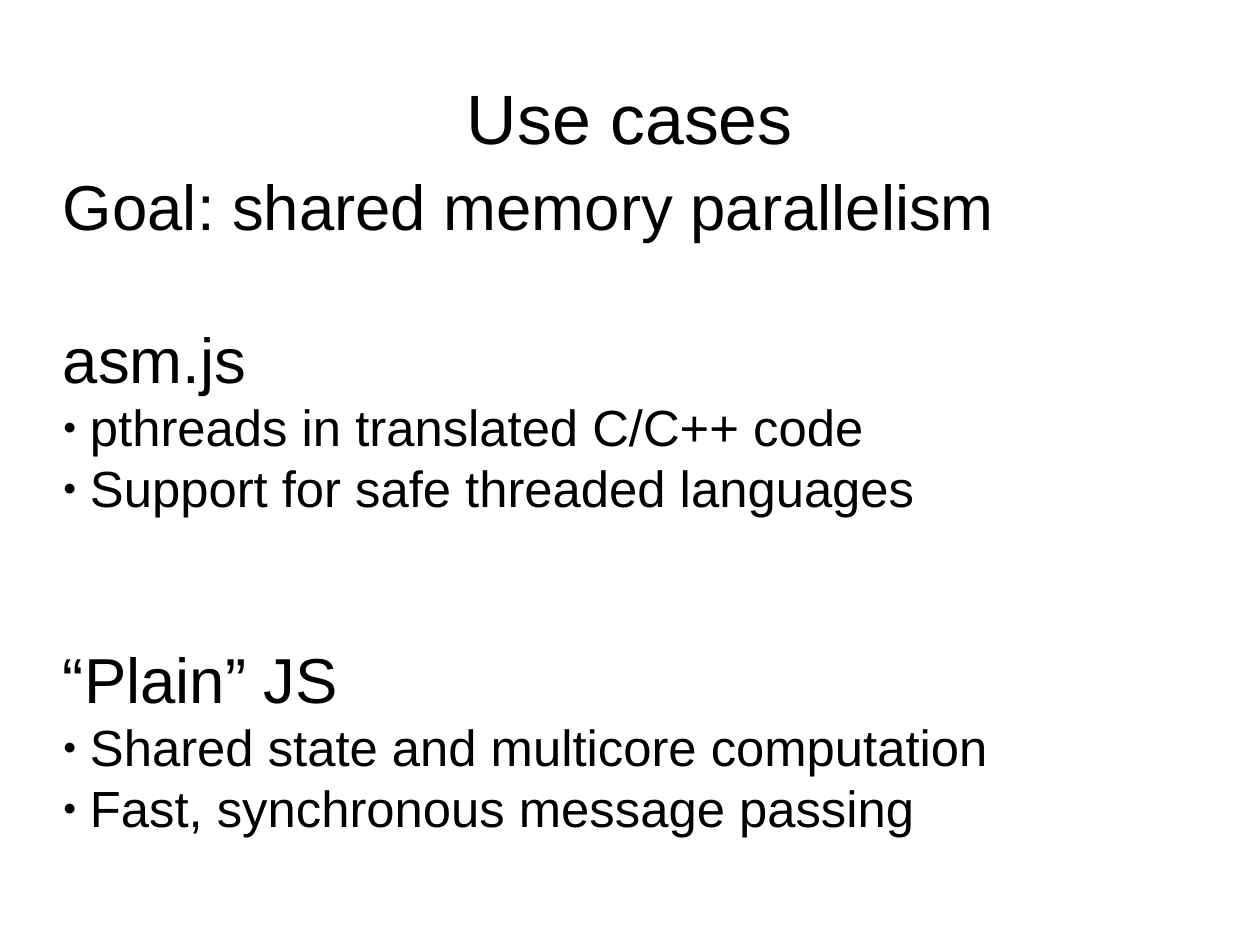
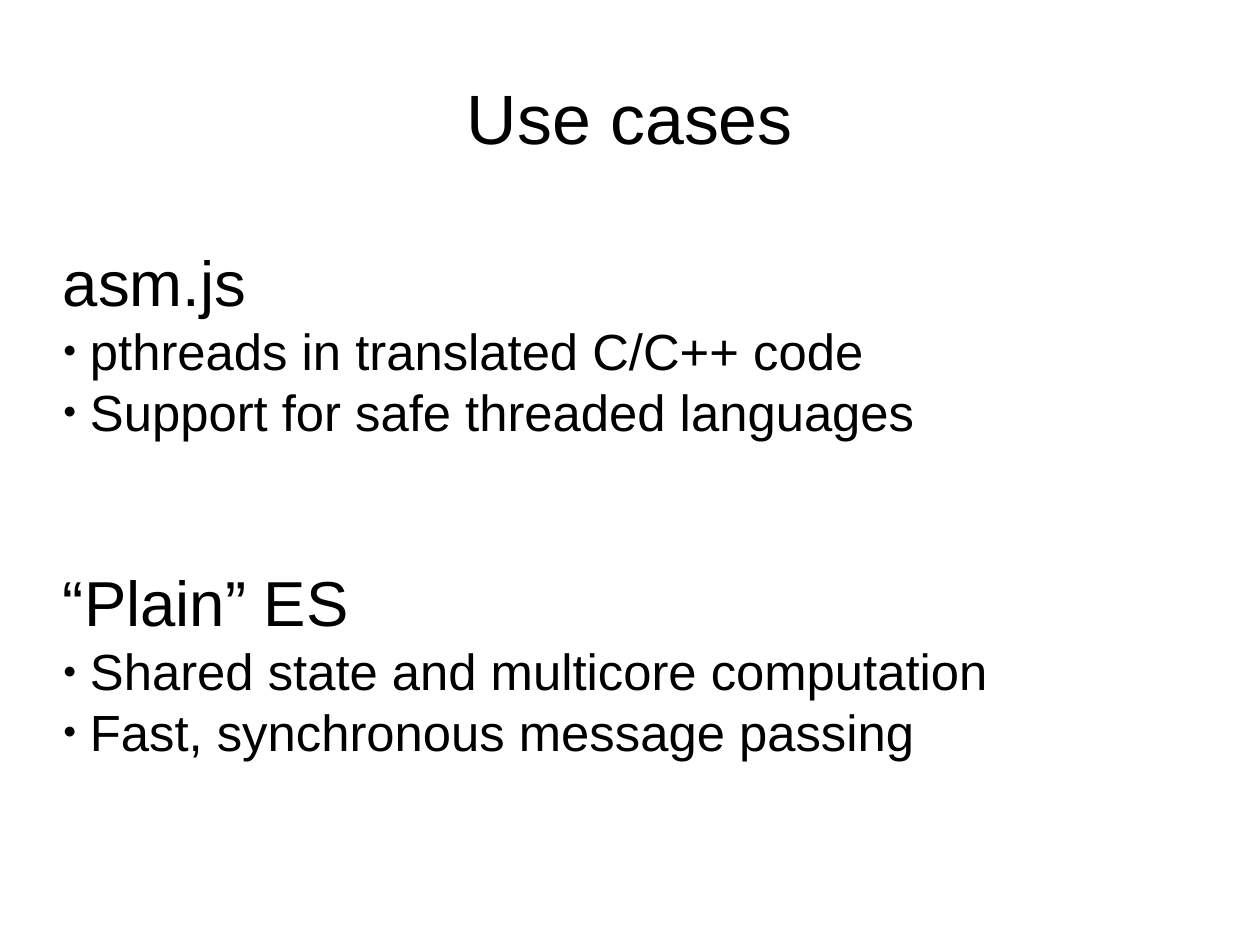
Before and after one commit to tc39/proposal-ecmascript-sharedmem, a slide deck: slide 3 of tc39/presentation-sept-2015.odp (slide 2 before the commit). Drawn at 1260x945 pixels with LibreOffice and Linux fonts; fonts in the diff are those of the drawing. Boxes give left, top, right and bottom in pixels: in the first picture for what was removed or moved away, otherwise in the second. Text is boxed around its words. In the diff, an @@ line names an element or a change of style, - is before the commit and + after.

```diff
--- a/tc39/presentation-sept-2015.odp
+++ b/tc39/presentation-sept-2015.odp
@@ subtitle at [63, 184, 993, 242]: paragraph removed @@
-Goal: shared memory parallelism
@@ subtitle at [63, 580, 349, 627]: text changed @@
-“Plain” JS
+“Plain” ES
```
Also in this commit, not shown: 7 other slides changed, 9 slides added, 1 slide removed.
